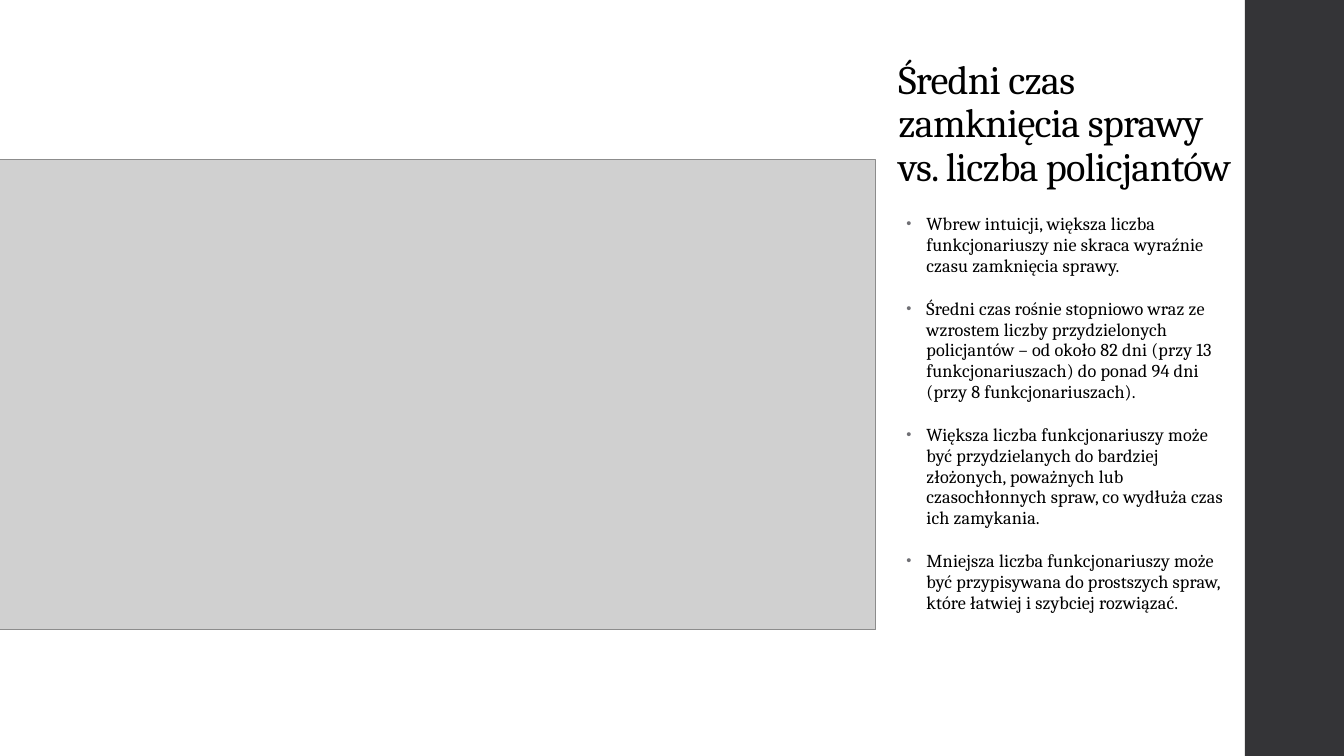
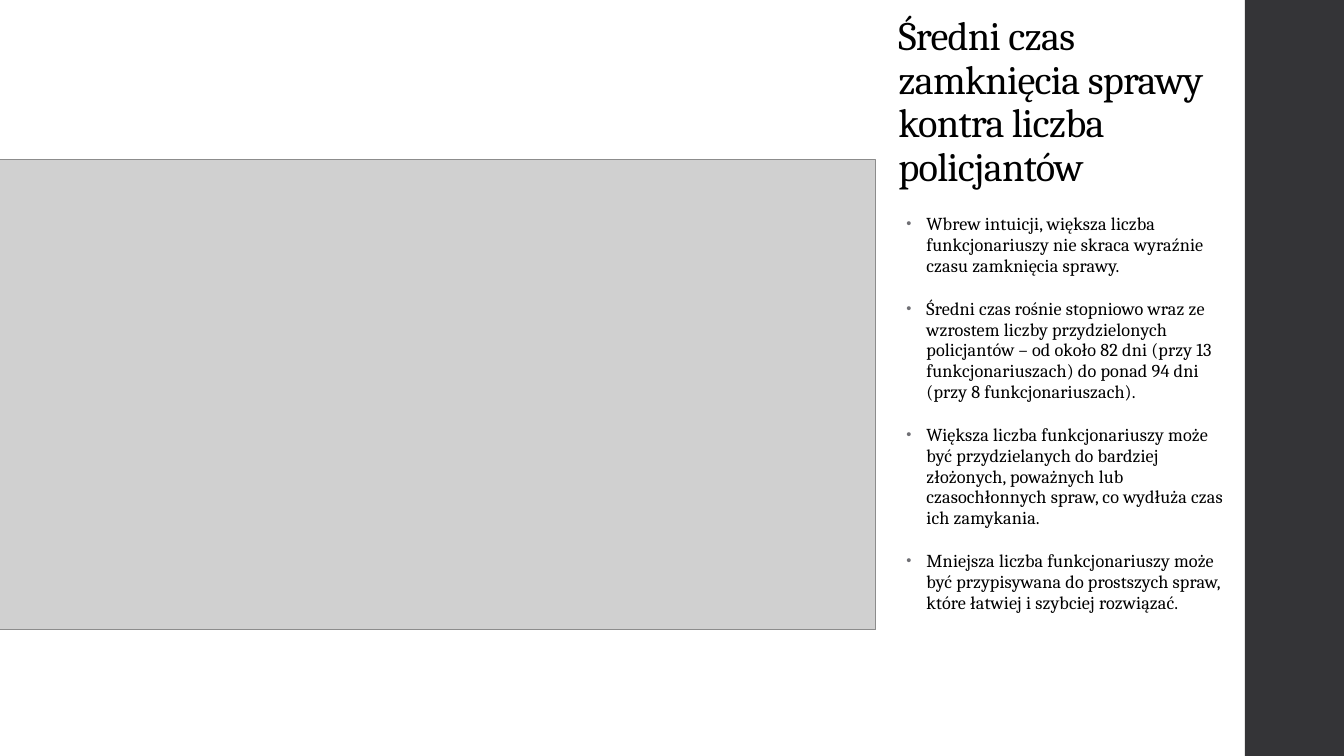
Before and after one commit to Mateusz-Marciniuk/crime_analiza_WSB, a slide deck: slide 7 of Analiza przestępczości w indiach.pptx. Drawn at 1344x756 pixels with LibreOffice and Linux fonts; fonts in the diff are those of the drawing; grey boxes stand for pictures. Boxes give left, top, right and bottom in pixels: in the first picture for what was removed or moved away, otherwise in the second. Text is boxed around its words. In the diff, an @@ line names an element or a change of style, - is before the commit and + after.

```diff
--- a/Analiza przestępczości w indiach.pptx
+++ b/Analiza przestępczości w indiach.pptx
@@ title at bbox=[898, 15, 1203, 190]: text changed @@
-Średni czas zamknięcia sprawy vs. liczba policjantów
+Średni czas zamknięcia sprawy kontra liczba policjantów
```
Also in this commit, not shown: 5 other slides changed, 1 slide added, 2 other files.
